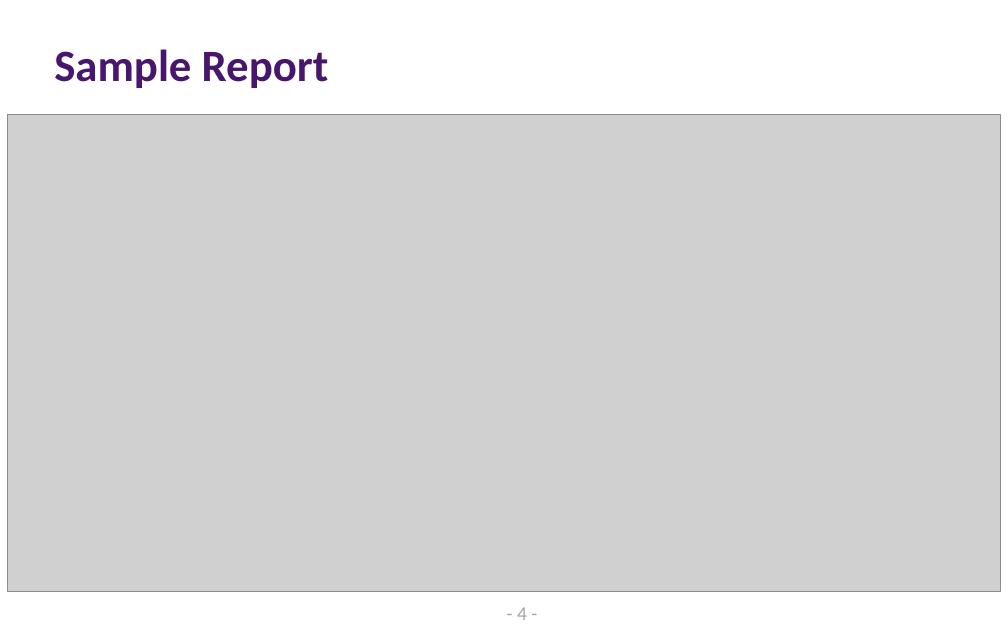
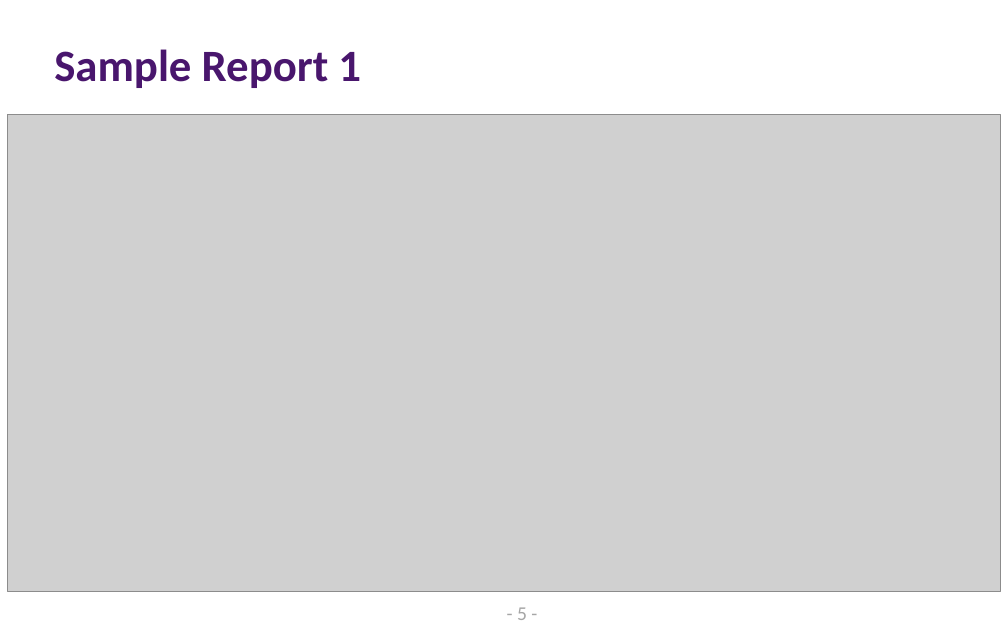
Before and after one commit to sshearer/Leaks, a slide deck: slide 6 of AquaSol.pptx (slide 5 before the commit). Drawn at 1008x630 pixels with LibreOffice and Linux fonts; fonts in the diff are those of the drawing; grey boxes stand for pictures. Boxes give left, top, right and bottom in pixels: in the first picture for what was removed or moved away, otherwise in the second. Text is boxed around its words. In the diff, an @@ line names an element or a change of style, - is before the commit and + after.

```diff
--- a/AquaSol.pptx
+++ b/AquaSol.pptx
@@ title at <box>54,49,361,88</box>: text changed @@
-Sample Report
+Sample Report 1
@@ page number at <box>517,607,527,620</box>: text changed @@
-- 4 -
+- 5 -
```
Also in this commit, not shown: 2 slides added.
